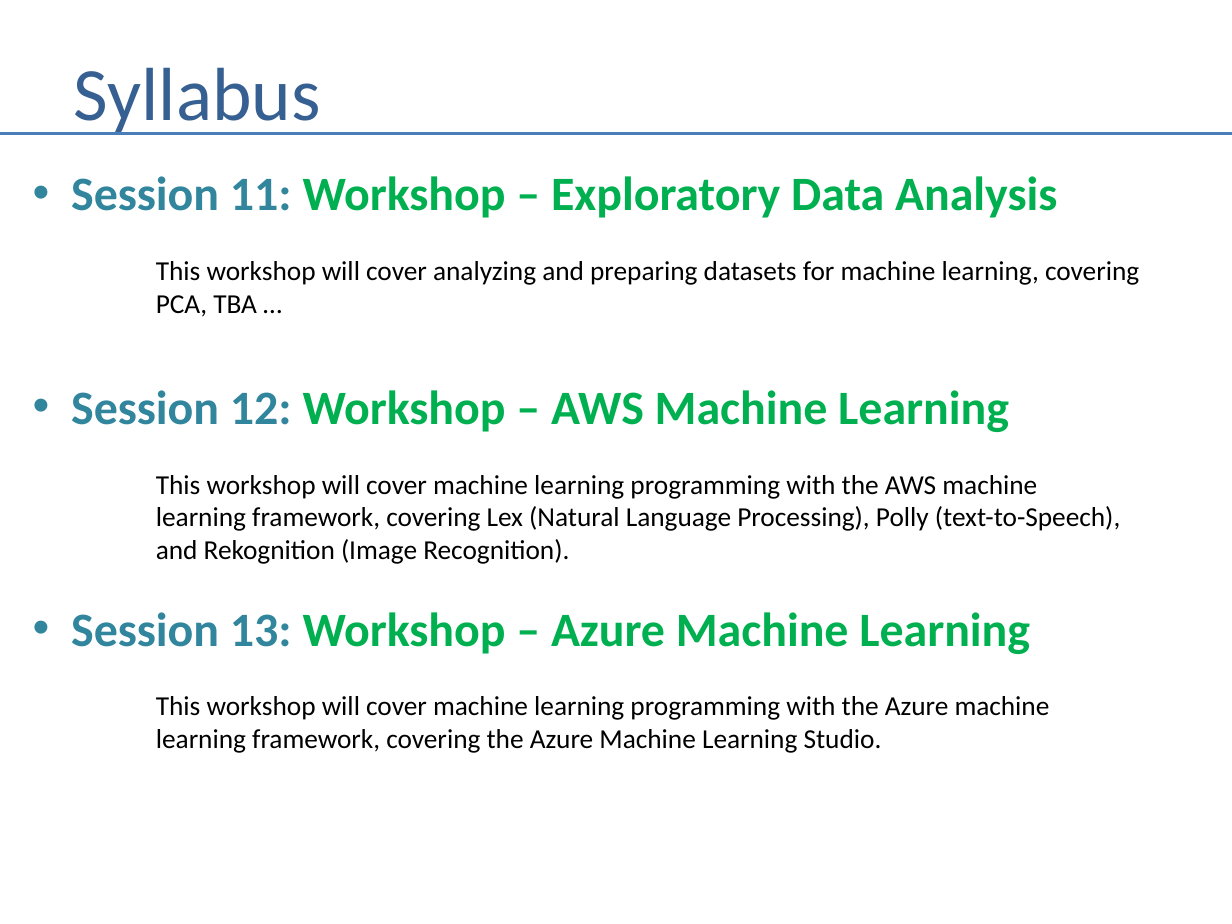
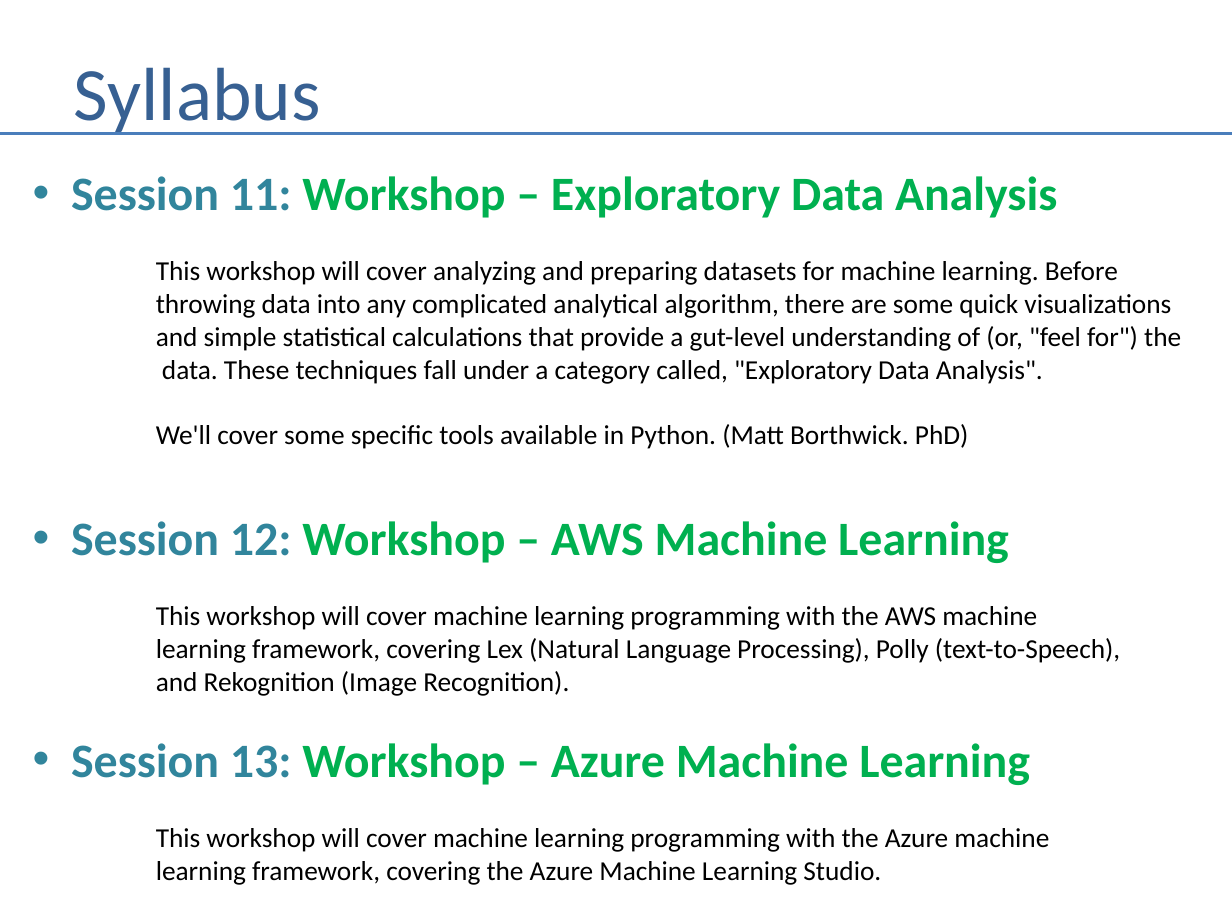
Before and after one commit to andrewferlitsch/Portland-Data-Science-Group, a slide deck: slide 10 of Presentations/AI Training Syllabus.pptx (slide 9 before the commit). Drawn at 1232x924 pixels with LibreOffice and Linux fonts; fonts in the diff are those of the drawing. Boxes give left, top, right and bottom in pixels: in the first picture for what was removed or moved away, otherwise in the second. Text is boxed around its words. In the diff, an @@ line names an element or a change of style, - is before the commit and + after.

Commit message:
updates to syllabus

```diff
--- a/Presentations/AI Training Syllabus.pptx
+++ b/Presentations/AI Training Syllabus.pptx
@@ text at (71,176,1181,449): text changed @@
-• Session 11: Workshop – Exploratory Data Analysis
-  This workshop will cover analyzing and preparing datasets for machine learning, covering
-PCA, TBA …
+• Session 11: Workshop – Exploratory Data Analysis
+  This workshop will cover analyzing and preparing datasets for machine learning. Before
+  throwing data into any complicated analytical algorithm, there are some quick visualizations
+  and simple statistical calculations that provide a gut-level understanding of (or, "feel for") the
+  data. These techniques fall under a category called, "Exploratory Data Analysis".
+We'll cover some specific tools available in Python. (Matt Borthwick. PhD)
```
Also in this commit, not shown: 4 other slides changed, 1 slide added, 1 other file.
